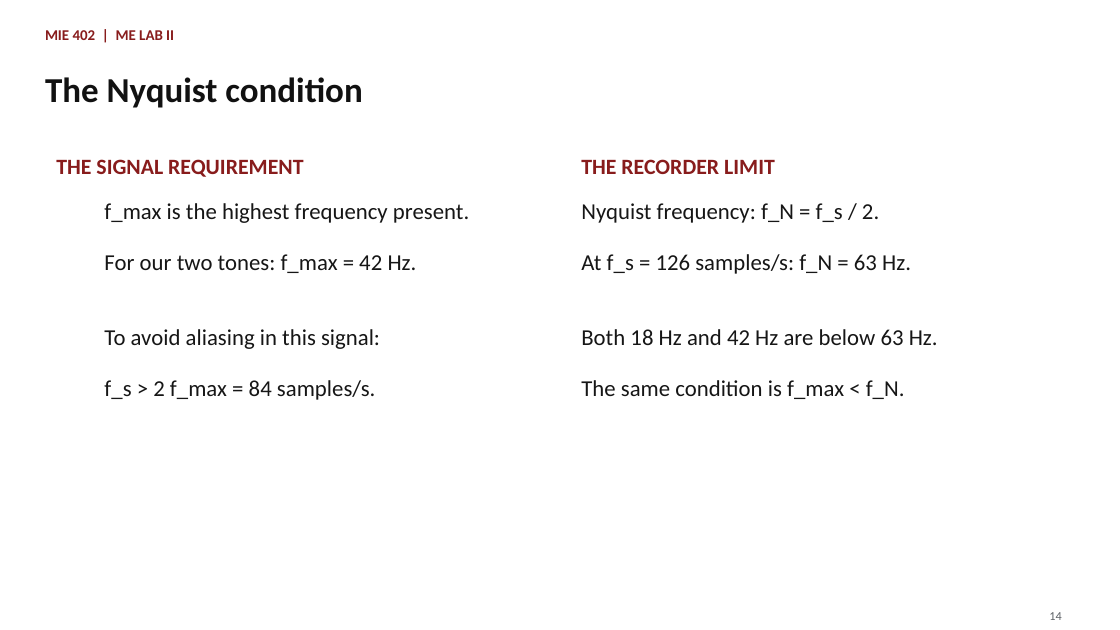
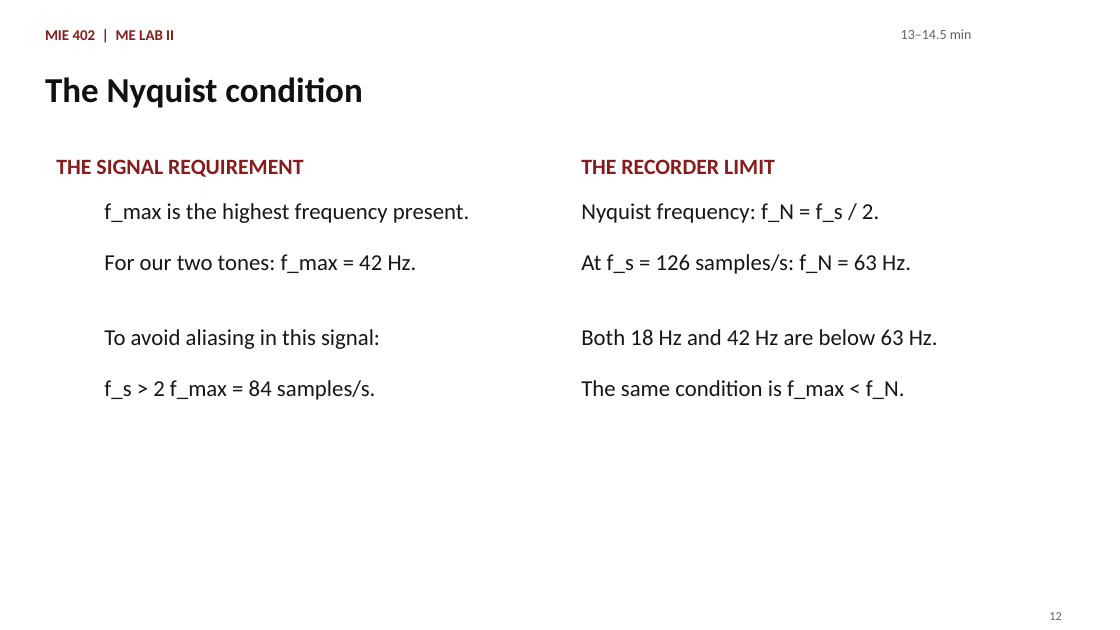
Before and after one commit to Ehsan-Roohi/MIE402-Lab, a slide deck: slide 12 of site/docs/MIE402_Lecture02_Sampling_Jupyter_PreLab1_Fall2026.pptx (slide 14 before the commit). Drawn at 1120x630 pixels with LibreOffice and Linux fonts; fonts in the diff are those of the drawing. Boxes give left, top, right and bottom in pixels: in the first picture for what was removed or moved away, otherwise in the second. Text is boxed around its words. In the diff, an @@ line names an element or a change of style, - is before the commit and + after.

```diff
--- a/site/docs/MIE402_Lecture02_Sampling_Jupyter_PreLab1_Fall2026.pptx
+++ b/site/docs/MIE402_Lecture02_Sampling_Jupyter_PreLab1_Fall2026.pptx
@@ text added at (x1=901, y1=29, x2=972, y2=39), 12 pt, text #5F6368 @@
+13–14.5 min
@@ text at (x1=1049, y1=612, x2=1061, y2=620): text changed @@
-14
+12
```
Also in this commit, not shown: 13 other slides changed, 18 slides added, 17 slides removed, 15 other files.
